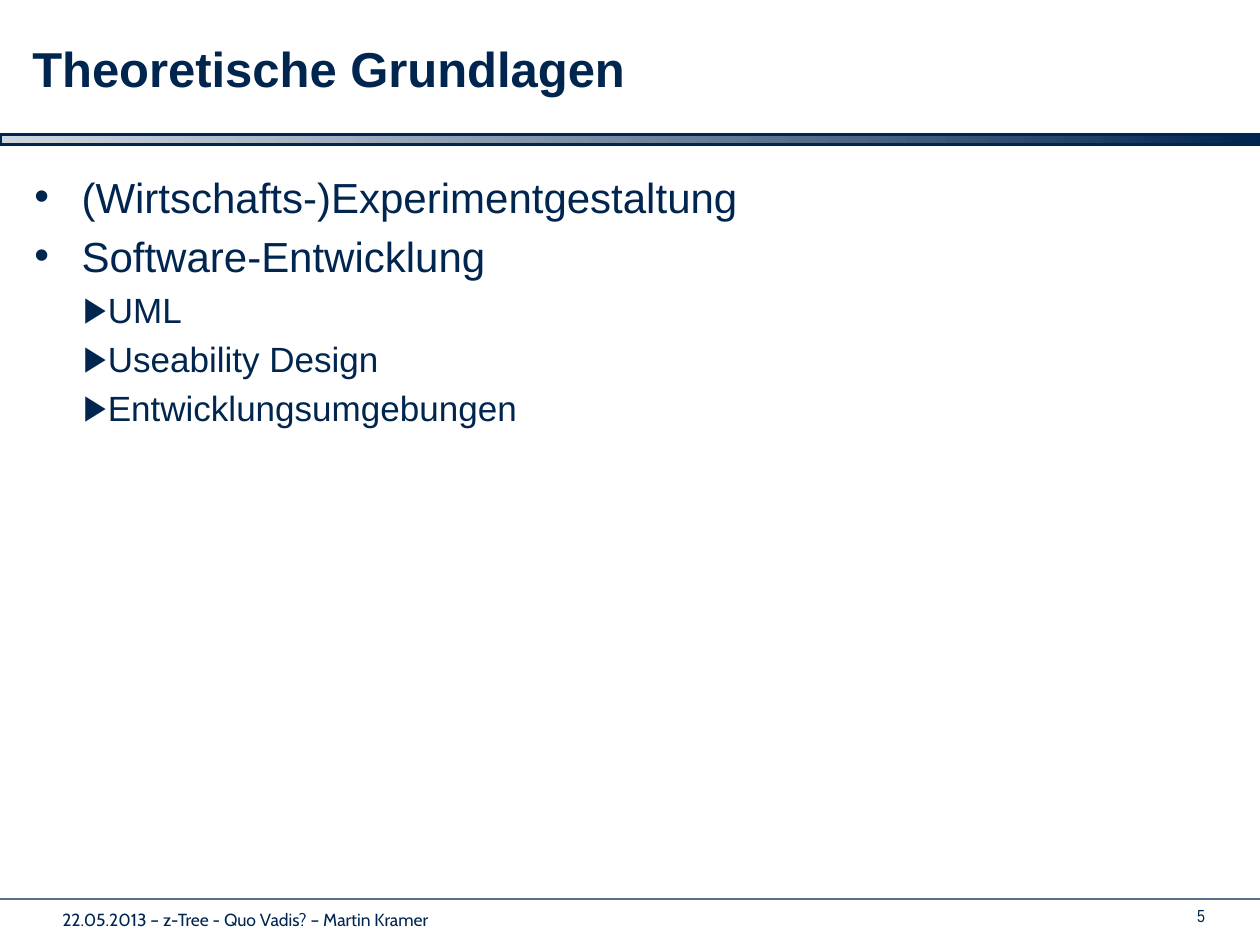
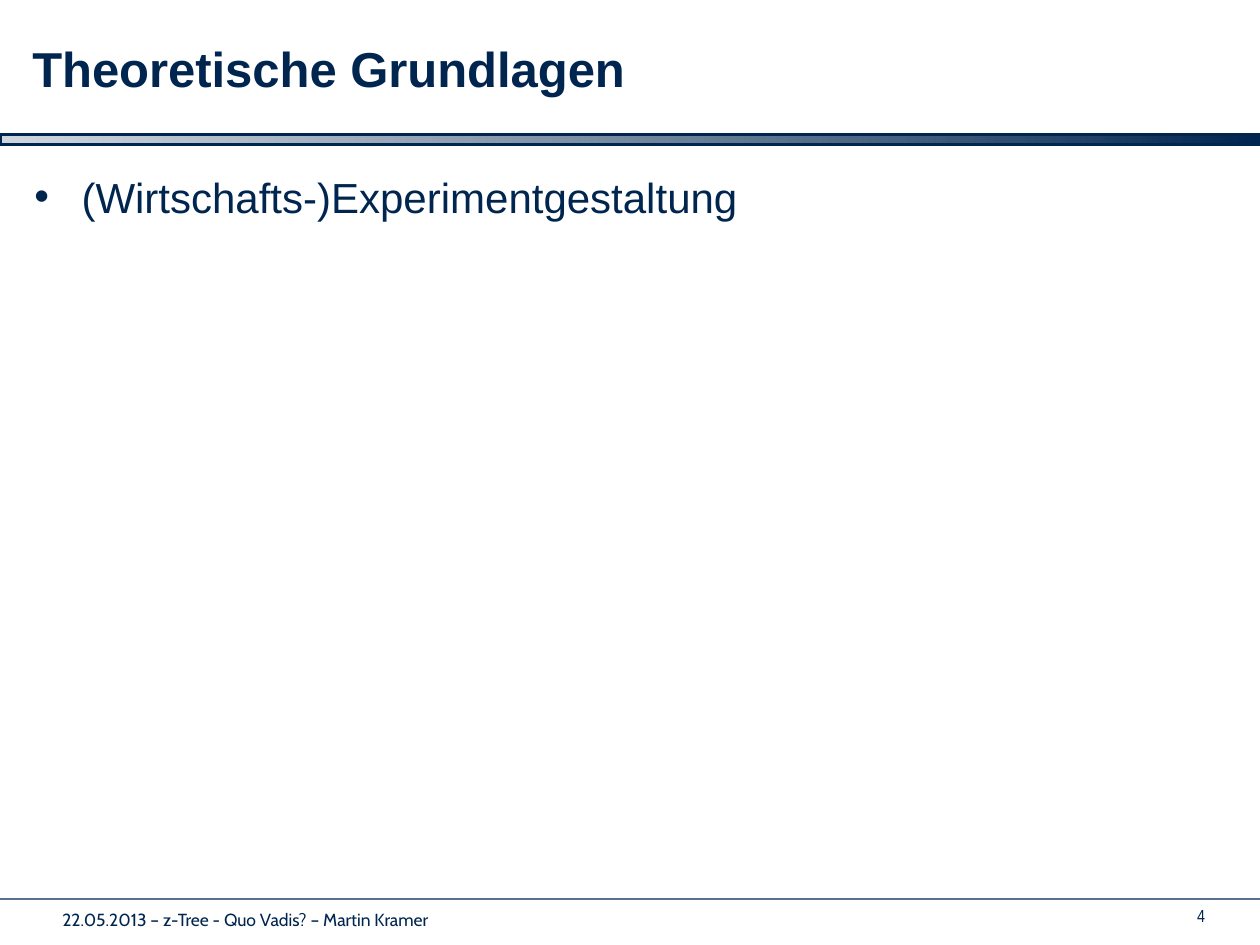
Before and after one commit to shockwavemk/pace, a slide deck: slide 4 of PaceClient/Dokumente/Vorstellung/Masterarbeit_MK.pptx (slide 5 before the commit). Drawn at 1260x945 pixels with LibreOffice and Linux fonts; fonts in the diff are those of the drawing; background and template pictures are left out. Boxes give left, top, right and bottom in pixels: in the first picture for what was removed or moved away, otherwise in the second. Text is boxed around its words. In the diff, an @@ line names an element or a change of style, - is before the commit and + after.

```diff
--- a/PaceClient/Dokumente/Vorstellung/Masterarbeit_MK.pptx
+++ b/PaceClient/Dokumente/Vorstellung/Masterarbeit_MK.pptx
@@ text at <box>82,241,517,428</box>: paragraphs removed @@
-• Software-Entwicklung
-  ▶ UML
-  ▶ Useability Design
-  ▶ Entwicklungsumgebungen
@@ page number at <box>1197,910,1205,922</box>: text changed @@
-5
+4
```
Also in this commit, not shown: 5 other slides changed, 1 slide removed.
